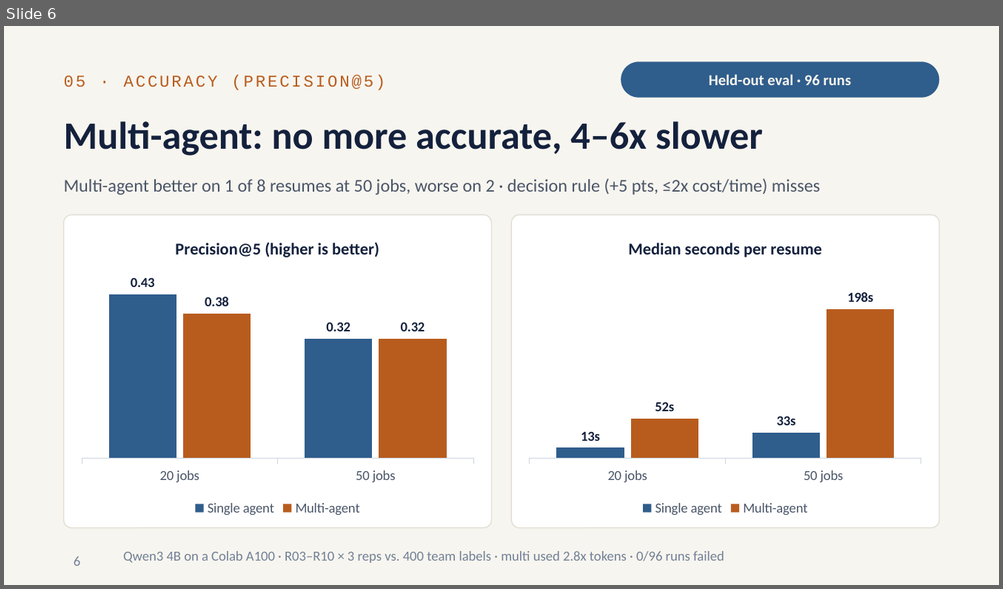
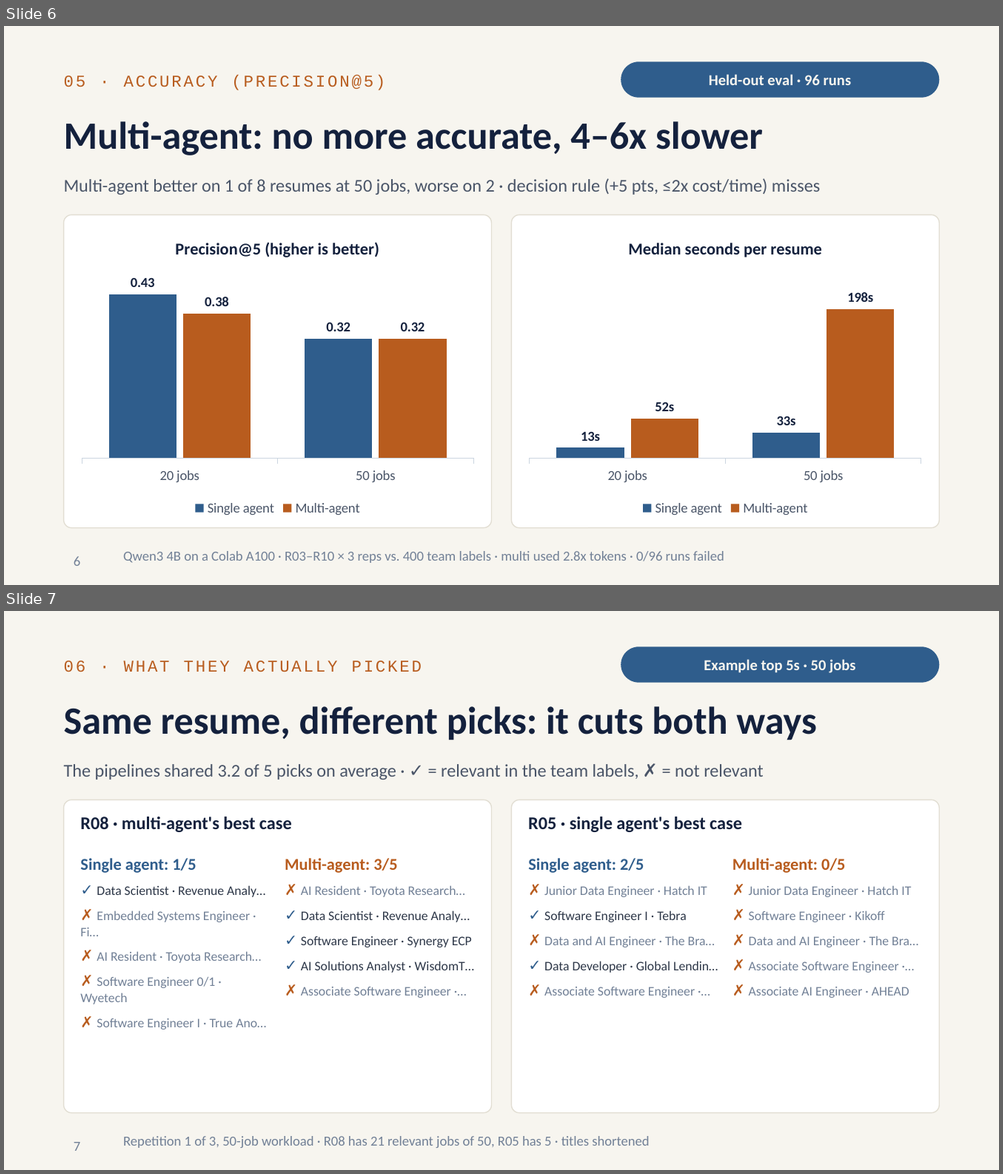
Before and after one commit to RitvikNeerattil/agentic_resume_matcher, a slide deck: progress_update_2026-10.pptx. Shown one above the other, each under a label of ours: slide 6 before the commit, slides 6 and 7 after it. The pictures are 1003x589 and 1003x1174 pixels, drawn with LibreOffice and Linux fonts; fonts in the diff are those of the drawing. Boxes give left, top, right and bottom in pixels: in the first picture for what was removed or moved away, otherwise in the second. Text is boxed around its words. In the diff, an @@ line names an element or a change of style, - is before the commit and + after.

```diff
--- a/progress_update_2026-10.pptx
+++ b/progress_update_2026-10.pptx
@@ slide 7 added at (x1=4, y1=611, x2=999, y2=1170), background #F7F5EF @@
@@ rounded rectangle added at (x1=620, y1=647, x2=939, y2=683), fill #2F5D8C, 11 pt, text #F7F5EF, bold @@
+Example top 5s · 50 jobs
@@ text added at (x1=64, y1=661, x2=422, y2=672), 12 pt, text #B85C1E @@
+06 · WHAT THEY ACTUALLY PICKED
@@ title added at (x1=64, y1=706, x2=816, y2=741), 28 pt, text #14213D, bold @@
+Same resume, different picks: it cuts both ways
@@ text added at (x1=64, y1=764, x2=762, y2=780), 13 pt, text #4A5568 @@
+The pipelines shared 3.2 of 5 picks on average · ✓ = relevant in the team labels, ✗ = not relevant
@@ rounded rectangle added at (x1=64, y1=800, x2=492, y2=1113), fill #FFFFFF, outline #E2DED3 0.75 pt @@
@@ rounded rectangle added at (x1=511, y1=800, x2=939, y2=1113), fill #FFFFFF, outline #E2DED3 0.75 pt @@
@@ text added at (x1=80, y1=817, x2=292, y2=832), 13 pt, text #14213D, bold @@
+R08 · multi-agent's best case
@@ text added at (x1=528, y1=817, x2=742, y2=832), 13 pt, text #14213D, bold @@
+R05 · single agent's best case
@@ text added at (x1=80, y1=858, x2=266, y2=1030), 9.5 pt, text #718096 @@
+Single agent: 1/5
+✓ Data Scientist · Revenue Analy…
+✗ Embedded Systems Engineer · Fi…
+✗ AI Resident · Toyota Research…
+✗ Software Engineer 0/1 · Wyetech
+✗ Software Engineer I · True Ano…
@@ text added at (x1=284, y1=858, x2=474, y2=998), 9.5 pt, text #2D3748 @@
+Multi-agent: 3/5
+✗ AI Resident · Toyota Research…
+✓ Data Scientist · Revenue Analy…
+✓ Software Engineer · Synergy ECP
+✓ AI Solutions Analyst · WisdomT…
+✗ Associate Software Engineer ·…
@@ text added at (x1=528, y1=858, x2=717, y2=998), 9.5 pt, text #718096 @@
+Single agent: 2/5
+✗ Junior Data Engineer · Hatch IT
+✓ Software Engineer I · Tebra
+✗ Data and AI Engineer · The Bra…
+✓ Data Developer · Global Lendin…
+✗ Associate Software Engineer ·…
@@ text added at (x1=732, y1=858, x2=918, y2=998), 9.5 pt, text #718096 @@
+Multi-agent: 0/5
+✗ Junior Data Engineer · Hatch IT
+✗ Software Engineer · Kikoff
+✗ Data and AI Engineer · The Bra…
+✗ Associate Software Engineer ·…
+✗ Associate AI Engineer · AHEAD
@@ text added at (x1=74, y1=1142, x2=80, y2=1151), 10 pt, text #718096 @@
+7
@@ text added at (x1=123, y1=1136, x2=649, y2=1148), 10 pt, text #718096 @@
+Repetition 1 of 3, 50-job workload · R08 has 21 relevant jobs of 50, R05 has 5 · titles shortened
```
